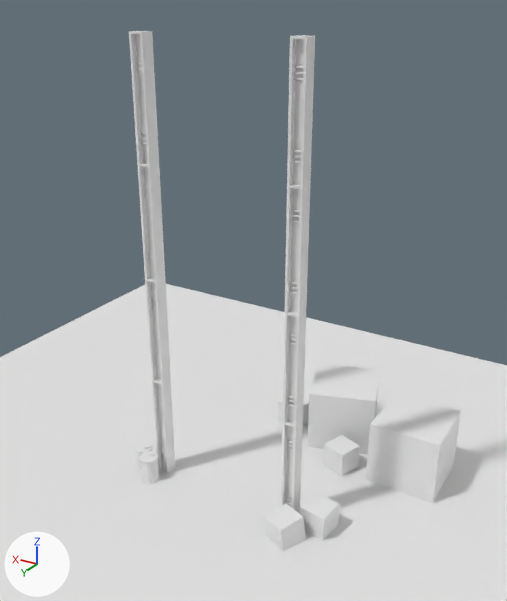
Two versions of the Blender file Assets/ArtSource/Environment.blend, one commit apart.
Rendered twice from a camera (50 mm lens) standing at (-23.8, 35.0, 33.8) and looking at (0.3, -5.1, 13.8). Arrows for +X, +Y and +Z are at lower left; the lights stay in place.
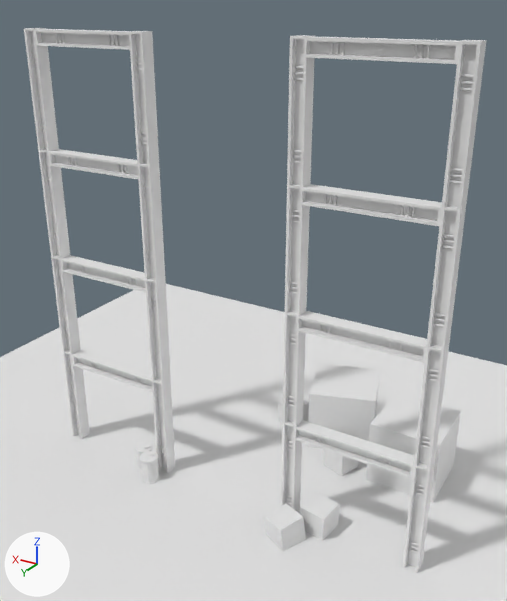
Boxes (x1, y1, x2, y2) around the edits, measured in the pictures (507 x 601 px):
'Beams', reshaped (148% wider, 13% taller): before (129, 31, 315, 514); after (24, 28, 487, 573)
part 1 of me_cube_002, added: after (24, 28, 487, 573)
part 2 of me_cube_002, added: after (32, 52, 473, 488)
part 3 of me_cube_002, added: after (32, 57, 472, 492)
part 4 of me_cube_002, added: after (33, 62, 472, 496)
part 5 of me_cube_002, added: after (40, 121, 462, 546)
part 6 of me_cube_002, added: after (40, 125, 462, 550)
part 7 of me_cube_002, added: after (41, 130, 461, 553)
part 8 of me_cube_002, added: after (35, 29, 459, 479)
part 9 of me_cube_002, added: after (55, 33, 430, 466)
part 10 of me_cube_002, added: after (59, 33, 424, 465)
part 11 of me_cube_002, added: after (62, 33, 417, 463)
part 12 of me_cube_002, added: after (108, 34, 344, 444)
part 13 of me_cube_002, added: after (112, 35, 338, 443)
part 14 of me_cube_002, added: after (116, 35, 333, 442)

The change, as a diff of the scene's bpy script:
```diff
--- a/Assets/ArtSource/Environment.blend.py
+++ b/Assets/ArtSource/Environment.blend.py
@@ me_cube_002 @@
 me_cube_002.from_pydata(...)  # 80 vertices, 50 faces; spans x 5.0..6.0, y -1.0..0.0, z 0.0..8.0
+# me_cube_002 part 1: the loose piece of 32 vertices spanning x 5.0..6.0, y -1.0..0.0, z 0.0..8.0 is copied, and the copy is moved by (9.0, 0.0, 0.0); it spans x 14.0..15.0, y -1.0..0.0, z 0.0..8.0
+# me_cube_002 part 2: the loose piece of 8 vertices spanning x 5.16..5.84, y -0.34..-0.3, z 6.37..6.49 is copied, and the copy is moved by (9.0, 0.0, 0.0); it spans x 14.16..14.84, y -0.34..-0.3, z 6.37..6.49
+# me_cube_002 part 3: the loose piece of 8 vertices spanning x 5.16..5.84, y -0.34..-0.3, z 6.06..6.18 is copied, and the copy is moved by (9.0, 0.0, 0.0); it spans x 14.16..14.84, y -0.34..-0.3, z 6.06..6.18
+# me_cube_002 part 4: the loose piece of 8 vertices spanning x 5.16..5.84, y -0.34..-0.3, z 5.75..5.87 is copied, and the copy is moved by (9.0, 0.0, 0.0); it spans x 14.16..14.84, y -0.34..-0.3, z 5.75..5.87
+# me_cube_002 part 5: the loose piece of 8 vertices spanning x 5.16..5.84, y -0.34..-0.3, z 1.85..1.98 is copied, and the copy is moved by (9.0, 0.0, 0.0); it spans x 14.16..14.84, y -0.34..-0.3, z 1.85..1.98
+# me_cube_002 part 6: the loose piece of 8 vertices spanning x 5.16..5.84, y -0.34..-0.3, z 1.54..1.67 is copied, and the copy is moved by (9.0, 0.0, 0.0); it spans x 14.16..14.84, y -0.34..-0.3, z 1.54..1.67
+# me_cube_002 part 7: the loose piece of 8 vertices spanning x 5.16..5.84, y -0.34..-0.3, z 1.23..1.35 is copied, and the copy is moved by (9.0, 0.0, 0.0); it spans x 14.16..14.84, y -0.34..-0.3, z 1.23..1.35
+# me_cube_002 part 8: the loose piece of 32 vertices spanning x 5.0..6.0, y -1.0..0.0, z 0.0..8.0 is copied, and the copy is turned 90 degrees about the y axis through its middle, then moved by (4.5, 0.0, 3.46); it spans x 6.0..14.0, y -1.0..0.0, z 6.96..7.96
+# me_cube_002 part 9: the loose piece of 8 vertices spanning x 5.16..5.84, y -0.34..-0.3, z 6.37..6.49 is copied, and the copy is turned 90 degrees about the y axis through its middle, then moved by (6.93, 0.0, 1.03); it spans x 12.37..12.49, y -0.34..-0.3, z 7.12..7.8
+# me_cube_002 part 10: the loose piece of 8 vertices spanning x 5.16..5.84, y -0.34..-0.3, z 6.37..6.49 is copied, and the copy is turned -90 degrees about the y axis through its middle, then moved by (6.62, 0.0, 1.03); it spans x 12.06..12.18, y -0.34..-0.3, z 7.12..7.8
+# me_cube_002 part 11: the loose piece of 8 vertices spanning x 5.16..5.84, y -0.34..-0.3, z 6.37..6.49 is copied, and the copy is turned -90 degrees about the y axis through its middle, then moved by (6.31, 0.0, 1.03); it spans x 11.75..11.87, y -0.34..-0.3, z 7.12..7.8
+# me_cube_002 part 12: the loose piece of 8 vertices spanning x 5.16..5.84, y -0.34..-0.3, z 6.37..6.49 is copied, and the copy is turned 90 degrees about the y axis through its middle, then moved by (2.41, 0.0, 1.03); it spans x 7.85..7.98, y -0.34..-0.3, z 7.12..7.8
+# me_cube_002 part 13: the loose piece of 8 vertices spanning x 5.16..5.84, y -0.34..-0.3, z 6.37..6.49 is copied, and the copy is turned -90 degrees about the y axis through its middle, then moved by (2.1, 0.0, 1.03); it spans x 7.54..7.67, y -0.34..-0.3, z 7.12..7.8
+# me_cube_002 part 14: the loose piece of 8 vertices spanning x 5.16..5.84, y -0.34..-0.3, z 6.37..6.49 is copied, and the copy is turned -90 degrees about the y axis through its middle, then moved by (1.79, 0.0, 1.03); it spans x 7.23..7.35, y -0.34..-0.3, z 7.12..7.8
```
